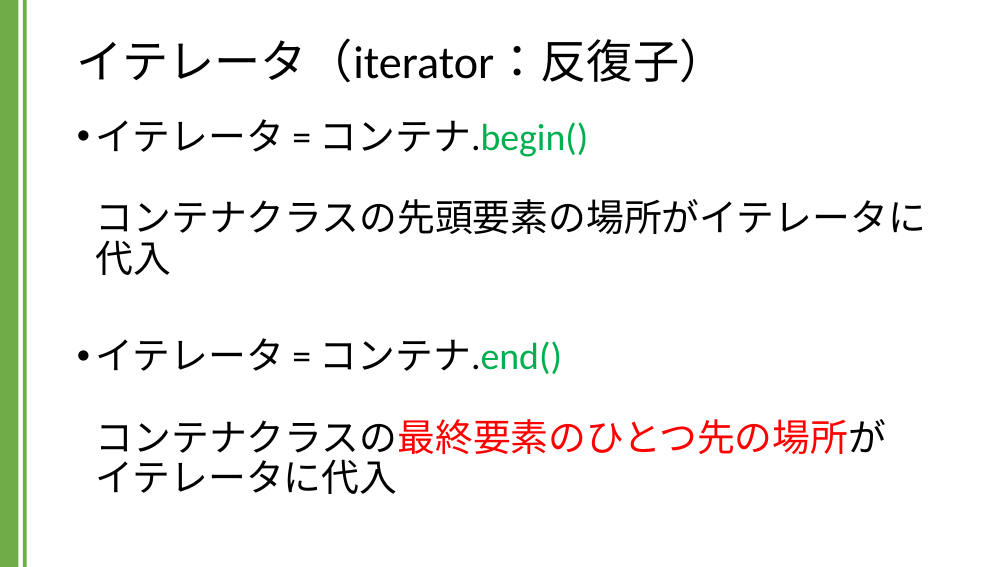
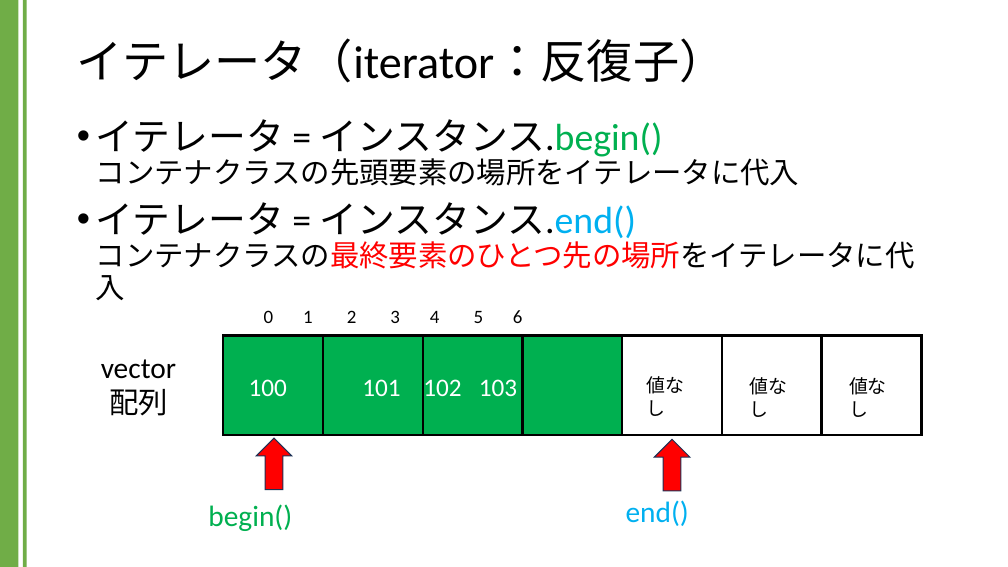
Before and after one commit to kic-murata/cpp2024, a slide deck: slide 17 of 授業資料/講義資料：Vectorクラス.pptx. Drawn at 1008x567 pixels with LibreOffice and Linux fonts; fonts in the diff are those of the drawing. Boxes give left, top, right and bottom in pixels: in the first picture for what was removed or moved away, otherwise in the second. Text is boxed around its words. In the diff, an @@ line names an element or a change of style, - is before the commit and + after.

```diff
--- a/授業資料/講義資料：Vectorクラス.pptx
+++ b/授業資料/講義資料：Vectorクラス.pptx
@@ text at [96, 119, 915, 300]: text changed; size 36 to 28 pt @@
-• イテレータ = コンテナ.begin()
-  コンテナクラスの先頭要素の場所がイテレータに
-  代入
-• イテレータ = コンテナ.end()
-  コンテナクラスの最終要素のひとつ先の場所が
-  イテレータに代入
+• イテレータ = インスタンス.begin()
+  コンテナクラスの先頭要素の場所をイテレータに代入
+• イテレータ = インスタンス.end()
+  コンテナクラスの最終要素のひとつ先の場所をイテレータに代入
@@ text added at [264, 310, 523, 323], 18 pt, text #000000 @@
+0 1 2 3 4 5 6
@@ text added at [101, 359, 176, 416], 28 pt, text #000000 @@
+vector
+配列
@@ rectangle added at [223, 336, 323, 436], fill #00B050, outline #000000 2.25 pt @@
@@ rectangle added at [323, 336, 423, 436], fill #00B050, outline #000000 2.25 pt @@
@@ rectangle added at [423, 336, 523, 436], fill #00B050, outline #000000 2.25 pt @@
@@ rectangle added at [523, 336, 622, 436], fill #00B050, outline #000000 2.25 pt @@
@@ rectangle added at [622, 336, 722, 436], fill #FFFFFF, outline #000000 2.25 pt @@
@@ rectangle added at [722, 336, 822, 436], fill #FFFFFF, outline #000000 2.25 pt @@
@@ rectangle added at [822, 336, 922, 436], fill #FFFFFF, outline #000000 2.25 pt @@
@@ text added at [249, 375, 517, 402], 24 pt, text #FFFFFF @@
+100 101 102 103
@@ text added at [646, 376, 684, 416], 18 pt, text #000000 @@
+値なし
@@ text added at [749, 377, 787, 417], 18 pt, text #000000 @@
+値なし
@@ text added at [849, 377, 887, 417], 18 pt, text #000000 @@
+値なし
@@ down arrow added at [256, 439, 292, 490], fill #FF0000, outline #1E3256 1 pt @@
@@ down arrow added at [655, 439, 690, 491], fill #FF0000, outline #1E3256 1 pt @@
@@ text added at [208, 504, 292, 531], 28 pt, text #00B050 @@
+begin()
@@ text added at [626, 500, 689, 526], 28 pt, text #00B0F0 @@
+end()
```
Also in this commit, not shown: 9 other slides changed, 1 other file.
